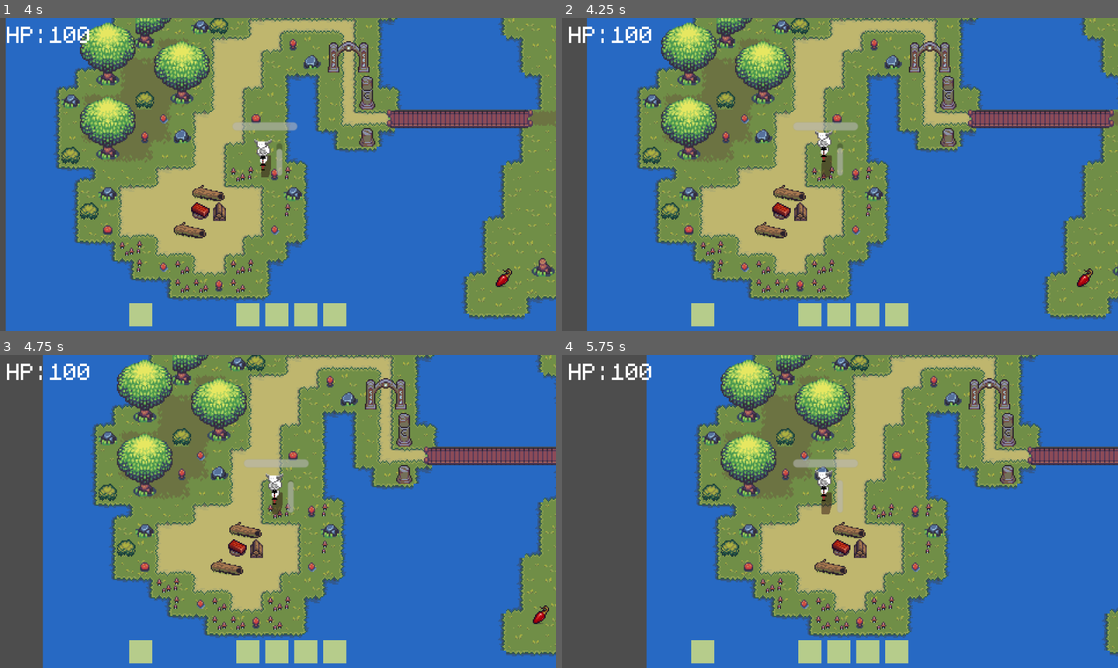
Above: before the commit, frames 1-4 (two rows, left to right).
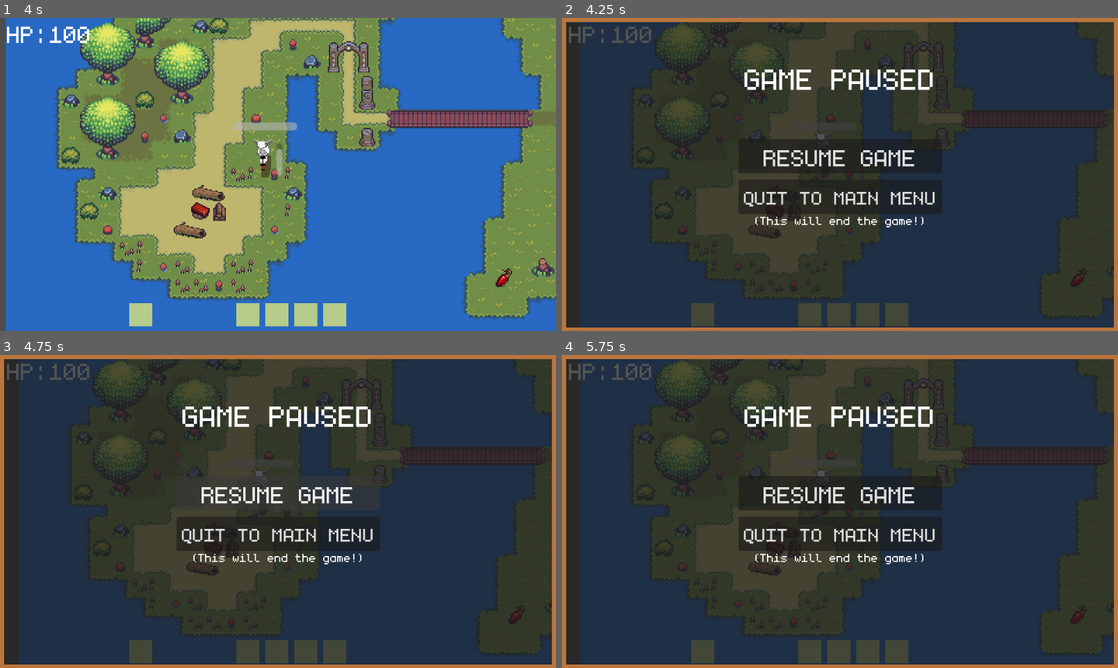
Above: after the commit, the same moments.

Repository: NDJia/tojam2025
Game: Godot game, scene res://Scenes/main/main.tscn
Same seed, same stepped clock (60 frames per second), same inputs: the game is played once before the commit and once after it.
Inputs (mouse positions are in pixels of both pictures, inside the frame that each line leads up to):
- Up to frame 1 (4 s): move the mouse to (400, 158) at 0.52 s; press the mouse at (400, 158) at 0.53 s; hold D (Right) 0.53-1.28 s; move the mouse to (166, 190) at 1.27 s; release the mouse at (166, 190) at 1.28 s; hold S (Down) 1.28-2.03 s; tap Space (Dash) at 1.35, 3.6 s; move the mouse to (333, 105) at 2.02 s; hold D (Right) 2.03-2.78 s; hold Right mouse button (Shoot) 2.03-2.78 s; move the mouse to (250, 237) at 2.77 s; hold W (Up) 2.78-3.53 s; click (250, 237) at 2.85 s; move the mouse to (444, 221) at 3.52 s; hold A (Left) from 3.53 s (still down)
- Up to frame 2 (4.25 s): keep holding A (Left); tap Escape (Pause, bound only after the commit) at 4.15 s
- Up to frame 3 (4.75 s): release A (Left) at 4.25 s; click (278, 492) at 4.25 s, where only the run after the commit has a clickable "RESUME GAME"
- Up to frame 4 (5.75 s): move the mouse to (673, 464) at 5.02 s; hold A (Left) from 5.03 s (still down); right-click (673, 464) at 5.1 s

Frame 1 is identical in both runs. In frame 2, 99% of the frame differs, in the area x 0-100%, y 0-100%; in frame 3, 99%; in frame 4, 99%.

Commit message:
you win screen

Diff:
--- a/Scenes/UI/mainmenu.tscn
+++ b/Scenes/UI/mainmenu.tscn
@@ -83,7 +83,6 @@
 text = "START GAME"
 
 [node name="CreditsInfo" type="RichTextLabel" parent="."]
-visible = false
 z_index = 6
 anchors_preset = 8
 anchor_left = 0.5
@@ -103,7 +102,10 @@
 theme_override_font_sizes/normal_font_size = 64
 theme_override_font_sizes/bold_font_size = 64
 bbcode_enabled = true
-text = " For TOJam 2025"
+text = " For TOJam 2025
+
+ By Jasveer, Maddie,
+      Tuna, and N.D. Jia"
 
 [node name="ColorRect" type="ColorRect" parent="CreditsInfo"]
 z_index = -5
--- a/Scenes/UI/pausemenu.tscn
+++ b/Scenes/UI/pausemenu.tscn
@@ -6,6 +6,12 @@
 [node name="PauseMenu" type="CanvasLayer"]
 process_mode = 2
 script = ExtResource("1_ng1wx")
+
+[node name="bg" type="ColorRect" parent="."]
+z_index = -1
+offset_right = 954.0
+offset_bottom = 538.0
+color = Color(0.111197, 0.111197, 0.111197, 0.756863)
 
 [node name="Border" type="ReferenceRect" parent="."]
 z_index = 1000
@@ -17,14 +23,37 @@
 border_width = 10.0
 editor_only = false
 
-[node name="bg" type="ColorRect" parent="Border"]
-z_index = 1
-layout_mode = 0
-offset_left = -2.0
-offset_top = -2.0
-offset_right = 952.0
-offset_bottom = 536.0
-color = Color(0.207843, 0.207843, 0.207843, 0.2)
+[node name="Resume" type="Button" parent="."]
+z_index = 5
+anchors_preset = 8
+anchor_left = 0.5
+anchor_top = 0.5
+anchor_right = 0.5
+anchor_bottom = 0.5
+offset_left = -175.5
+offset_top = -61.5
+offset_right = 175.5
+offset_bottom = -2.5
+grow_horizontal = 2
+grow_vertical = 2
+theme_override_font_sizes/font_size = 64
+text = "RESUME GAME"
+
+[node name="ToMainMenu" type="Button" parent="."]
+z_index = 5
+anchors_preset = 8
+anchor_left = 0.5
+anchor_top = 0.5
+anchor_right = 0.5
+anchor_bottom = 0.5
+offset_left = -175.5
+offset_top = 8.5
+offset_right = 175.5
+offset_bottom = 67.5
+grow_horizontal = 2
+grow_vertical = 2
+theme_override_font_sizes/font_size = 52
+text = "QUIT TO MAIN MENU"
 
 [node name="PauseLabel" type="Label" parent="."]
 z_index = 10
@@ -42,37 +71,8 @@
 [node name="Powerups" parent="." instance=ExtResource("1_rp7hy")]
 visible = false
 
-[node name="Resume" type="Button" parent="."]
-anchors_preset = 8
-anchor_left = 0.5
-anchor_top = 0.5
-anchor_right = 0.5
-anchor_bottom = 0.5
-offset_left = -175.5
-offset_top = -61.5
-offset_right = 175.5
-offset_bottom = -2.5
-grow_horizontal = 2
-grow_vertical = 2
-theme_override_font_sizes/font_size = 64
-text = "RESUME GAME"
-
-[node name="ToMainMenu" type="Button" parent="."]
-anchors_preset = 8
-anchor_left = 0.5
-anchor_top = 0.5
-anchor_right = 0.5
-anchor_bottom = 0.5
-offset_left = -175.5
-offset_top = 8.5
-offset_right = 175.5
-offset_bottom = 67.5
-grow_horizontal = 2
-grow_vertical = 2
-theme_override_font_sizes/font_size = 52
-text = "QUIT TO MAIN MENU"
-
 [node name="Label" type="Label" parent="."]
+z_index = 5
 anchors_preset = 8
 anchor_left = 0.5
 anchor_top = 0.5
--- a/Scenes/UI/youwin.tscn
+++ b/Scenes/UI/youwin.tscn
@@ -1,3 +1,57 @@
 [gd_scene format=3 uid="uid://nwe0ivxd4rep"]
 
 [node name="YouWin" type="CanvasLayer"]
+
+[node name="ColorRect" type="ColorRect" parent="."]
+offset_left = -67.0
+offset_top = -48.0
+offset_right = 1043.0
+offset_bottom = 597.0
+color = Color(0, 0, 0, 0.439216)
+
+[node name="ToMainMenu" type="Button" parent="."]
+z_index = 5
+anchors_preset = 8
+anchor_left = 0.5
+anchor_top = 0.5
+anchor_right = 0.5
+anchor_bottom = 0.5
+offset_left = -175.5
+offset_top = 8.5
+offset_right = 175.5
+offset_bottom = 67.5
+grow_horizontal = 2
+grow_vertical = 2
+theme_override_font_sizes/font_size = 52
+text = "RETURN TO MAIN MENU"
+
+[node name="YouWin" type="Label" parent="."]
+z_index = 10
+anchors_preset = 5
+anchor_left = 0.5
+anchor_right = 0.5
+offset_left = -165.0
+offset_top = 70.0
+offset_right = 165.0
+offset_bottom = 134.0
+grow_horizontal = 2
+theme_override_font_sizes/font_size = 80
+text = "YOU WIN!"
+horizontal_alignment = 1
+
+[node name="Label" type="Label" parent="."]
+z_index = 5
+anchors_preset = 8
+anchor_left = 0.5
+anchor_top = 0.5
+anchor_right = 0.5
+anchor_bottom = 0.5
+offset_left = -150.0
+offset_top = -117.0
+offset_right = 150.0
+offset_bottom = -91.0
+grow_horizontal = 2
+grow_vertical = 2
+theme_override_font_sizes/font_size = 32
+text = "Thank you for playing!"
+horizontal_alignment = 1
--- a/Scenes/main/player.tscn
+++ b/Scenes/main/player.tscn
@@ -17,6 +17,7 @@
 [ext_resource type="Texture2D" uid="uid://hyw5ih05n5tb" path="res://Assets/Textures/Hitting/hitting11.png" id="15_q1qxs"]
 [ext_resource type="Texture2D" uid="uid://tnntqnl5hdl6" path="res://Assets/Textures/Hitting/hitting12.png" id="16_ypua6"]
 [ext_resource type="PackedScene" uid="uid://cfxkvmdsws722" path="res://Scenes/fire.tscn" id="17_lj8dp"]
+[ext_resource type="PackedScene" uid="uid://c87s8p1a78vey" path="res://Scenes/UI/pausemenu.tscn" id="18_psa5u"]
 
 [sub_resource type="RectangleShape2D" id="RectangleShape2D_me5wt"]
 size = Vector2(31.4624, 4)
@@ -439,9 +440,12 @@
 [node name="BurnTimer" type="Timer" parent="."]
 wait_time = 2.0
 
+[node name="PauseMenu" parent="." instance=ExtResource("18_psa5u")]
+visible = false
+
 [connection signal="animation_finished" from="AttackAnimator" to="." method="AttackFinish"]
 [connection signal="timeout" from="PoisonTimer" to="." method="PoisonTimer"]
+[connection signal="timeout" from="FireTimer" to="." method="FireTimer"]
 [connection signal="timeout" from="FireTimer" to="." method="PoisonTimer"]
-[connection signal="timeout" from="FireTimer" to="." method="FireTimer"]
 [connection signal="timeout" from="BurnTimer" to="." method="PoisonTimer"]
 [connection signal="timeout" from="BurnTimer" to="." method="Extinguish"]
--- a/Scripts/pausemenu.gd
+++ b/Scripts/pausemenu.gd
@@ -1,11 +1,12 @@
 extends CanvasLayer
 
-#func _ready():
-	#$Resume.pressed.connect(resume)
-	#$ToMainMenu.pressed.connect(to_menu())
+func _ready():
+	$Resume.pressed.connect(resume)
+	$ToMainMenu.pressed.connect(to_menu)
 
 func resume():
-	pass
+	hide()
+	get_tree().paused = false
 
 func to_menu():
-	pass
+	get_tree().change_scene_to_file("res://Scenes/UI/mainmenu.tscn")
--- a/Scripts/player.gd
+++ b/Scripts/player.gd
@@ -208,6 +208,11 @@
 	if Input.is_action_just_pressed("Attack") and not is_attacking and state != "Dead":
 		is_attacking = true
 		$AttackAnimator.play("Right")
+
+	# Pause the game if the escape key is pressed
+	if Input.is_action_just_pressed("Pause"):
+		$PauseMenu.show()
+		get_tree().paused = true
 
 func hit():
 	$Hitbox/Body.modulate = Color("ff0000")
--- a/project.godot
+++ b/project.godot
@@ -63,6 +63,11 @@
 "events": [Object(InputEventMouseButton,"resource_local_to_scene":false,"resource_name":"","device":-1,"window_id":0,"a …(253 unchanged characters)…
 ]
 }
+Pause={
+"deadzone": 0.2,
+"events": [Object(InputEventKey,"resource_local_to_scene":false,"resource_name":"","device":-1,"window_id":0,"alt_pressed":false,"shift_pressed":false,"ctrl_pressed":false,"meta_pressed":false,"pressed":false,"keycode":0,"physical_keycode":4194305,"key_label":0,"unicode":0,"location":0,"echo":false,"script":null)
+]
+}
 
 [layer_names]
 
Not shown: 1 places in Scenes/main/player.tscn that only renumber resources
